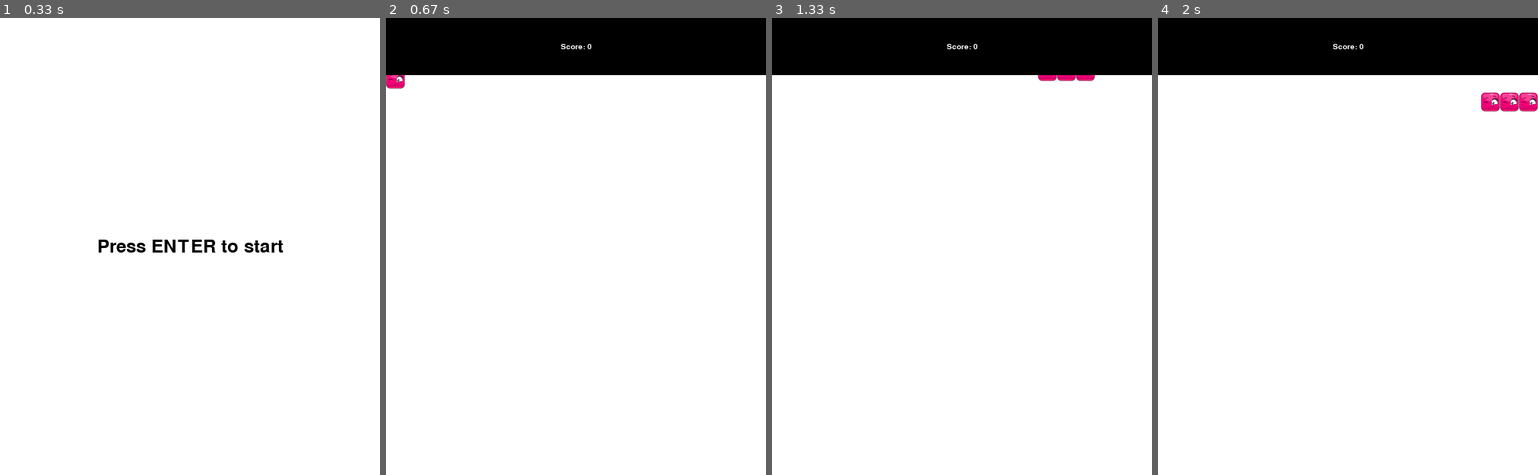
Above: before the commit, frames 1-4 (left to right).
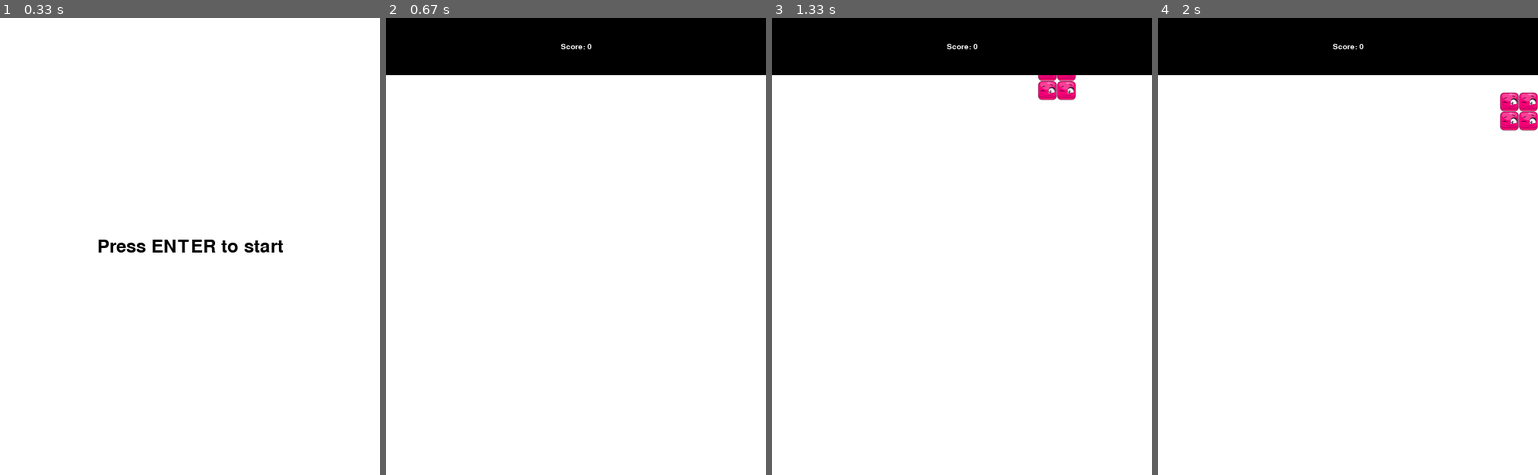
Above: after the commit, the same moments.

Repository: keisylizandra/tetris_pygame
Game: pygame game, started from main.py
The game is run twice, just before and just after one commit, with the same random seed, the same clock (stepped at 60 frames per second) and the same inputs.
Inputs:
- Up to frame 1 (0.33 s): no input
- Up to frame 2 (0.67 s): tap Enter at 0.33 s
- Up to frame 3 (1.33 s): hold Right 0.67-1.13 s; hold Up from 1.17 s (still down)
- Up to frame 4 (2 s): release Up at 1.47 s; hold Right 1.5-1.97 s

Frame 1 is identical in both runs. In frame 2, 0.1% of the frame differs, in the area x 0-5%, y 12-16%; in frame 3, 0.5%; in frame 4, 0.6%, in the area x 85-100%, y 16-25%.

Commit message:
add: more shapes

Diff:
--- a/main.py
+++ b/main.py
@@ -17,35 +17,52 @@
 
 shapes = [
             [
-            [1],
-            [1],
-            [1],
+                [1],
+                [1],
+                [1],
             ],
 
             [
-            [1, 1, 1],
-            [1, 1, 1],
-            [1, 1, 1]
+                [1, 1],
+                [1, 1],
             ],
 
             [
-            [0, 1, 0],
-            [1, 1, 1],
+                [0, 1, 0],
+                [1, 1, 1],
             ],
 
             [
-            [1, 0, 0],
-            [1, 0, 0],
-            [1, 1, 1],
+                [1, 1],
+                [1, 0]
             ],
 
             [
-            [1, 1, 1],
-            [1, 0, 1]
+                [1, 0],
+                [1, 0],
+                [1, 1],
             ],
 
             [
-                [1]
+                [1, 1, 1],
+                [1, 0, 1]
+            ],
+
+            [
+                [1, 0],
+                [1, 0],
+                [1, 1]
+            ],
+
+            [
+                [1, 1],
+                [1, 1],
+                [1, 1]
+            ],
+
+            [
+                [0, 1, 1],
+                [1, 1, 0]
             ]
         ]
 
